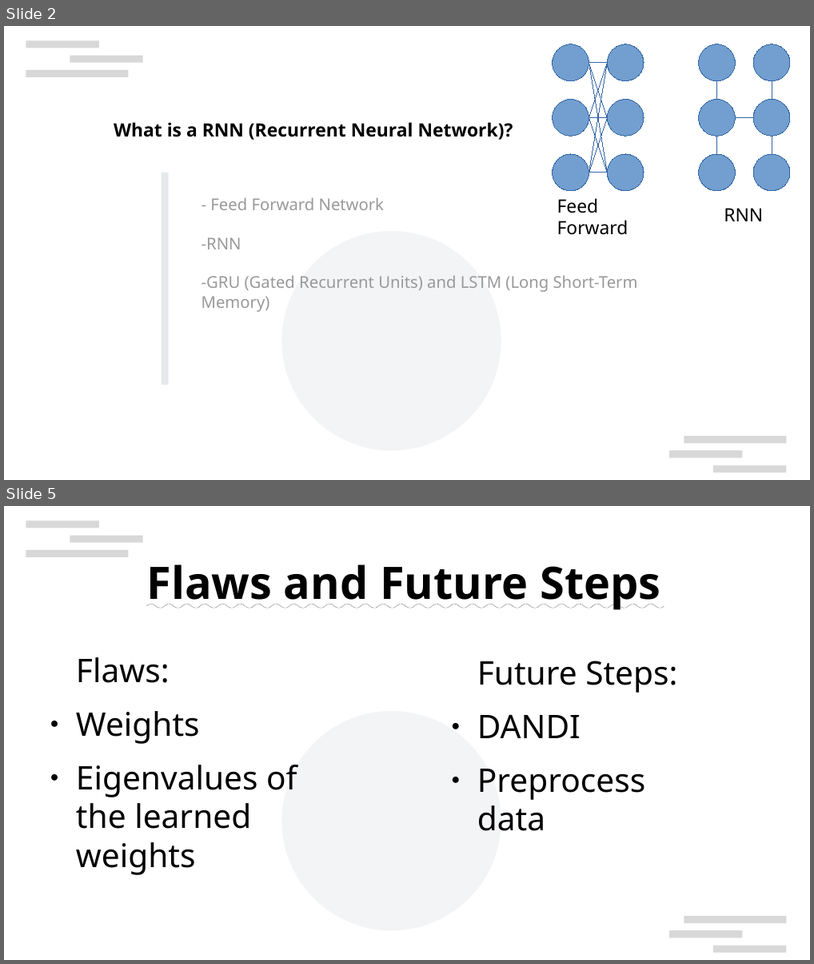
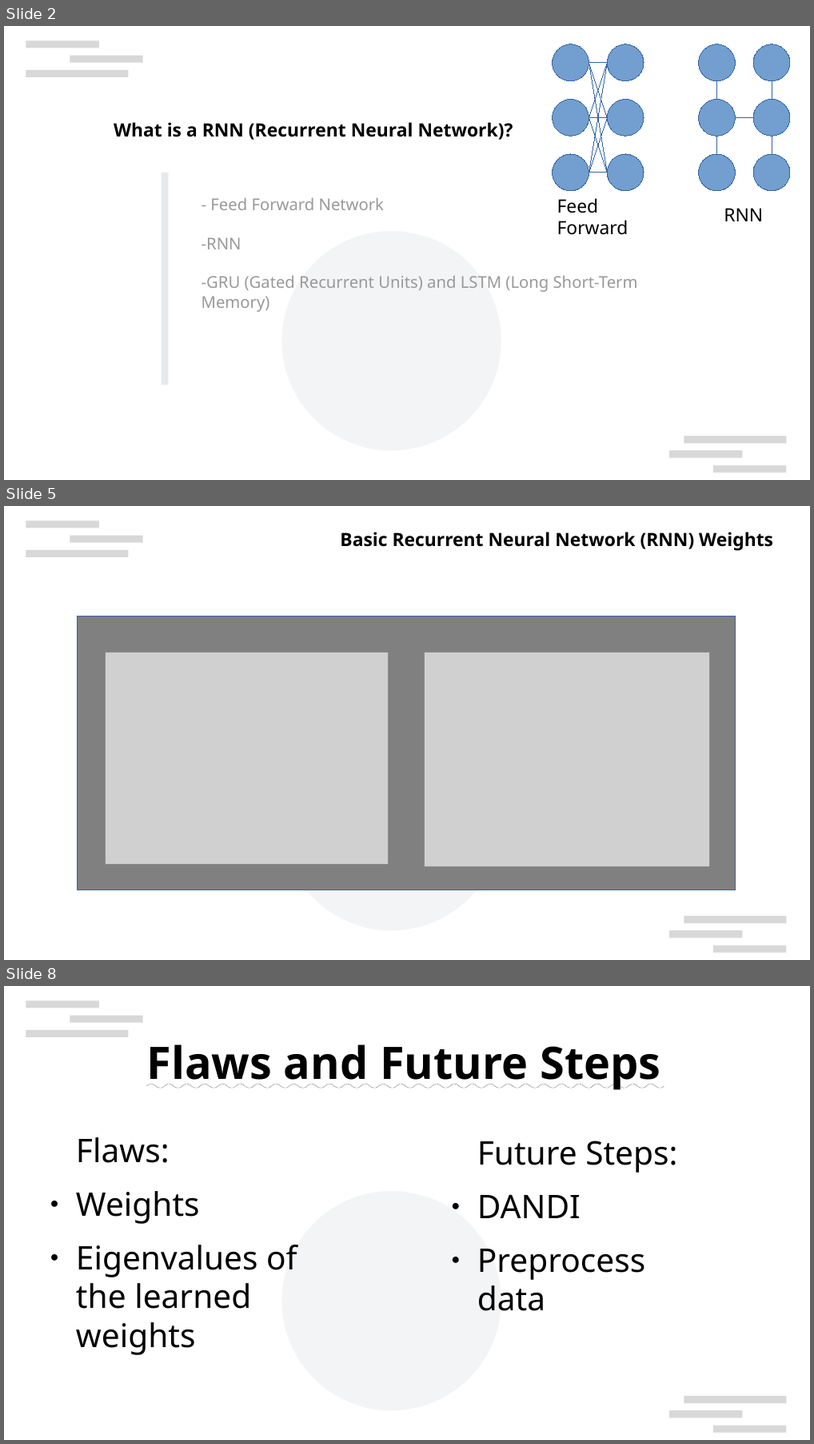
Before and after one commit to ItsAMeMario8/MotorTimingRNN, a slide deck: Modeling_RNN_Motor_Timing.odp. Shown one above the other, each under a label of ours: slides 2 and 5 before the commit, slides 2, 5 and 8 after it; the slides between them are not shown. The pictures are 814x964 and 814x1444 pixels, drawn with LibreOffice and Linux fonts; fonts in the diff are those of the drawing; grey boxes stand for pictures; background and template pictures are left out. Boxes give left, top, right and bottom in pixels: in the first picture for what was removed or moved away, otherwise in the second. Text is boxed around its words. In the diff, an @@ line names an element or a change of style, - is before the commit and + after.

```diff
--- a/Modeling_RNN_Motor_Timing.odp
+++ b/Modeling_RNN_Motor_Timing.odp
@@ slide 5 added at [4,506,810,960], background #FFFFFF; not listed: 7 template elements that a slide beside it also shows @@
@@ text added at [340,532,774,551], 18 pt, text #000000, bold @@
+Basic Recurrent Neural Network (RNN) Weights
@@ rectangle added at [77,616,736,890], fill #808080, outline #3465A4 0 pt @@
@@ picture added at [106,652,388,864] @@
@@ picture added at [425,652,710,866] @@
@@ what was slide 5 is now slide 8 @@
```
Also in this commit, not shown: 1 slide changed, 3 other slides added, 1 slide removed.
